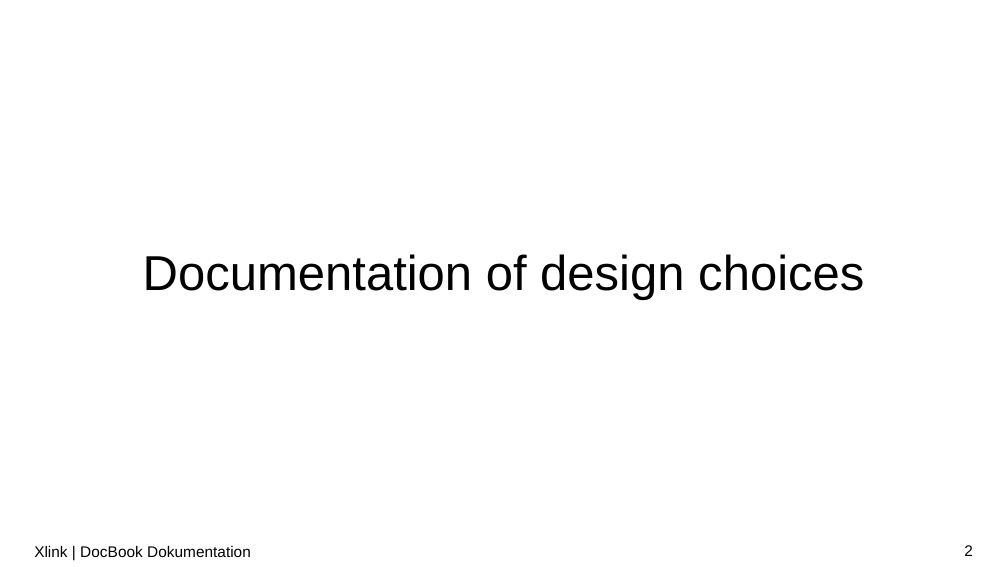
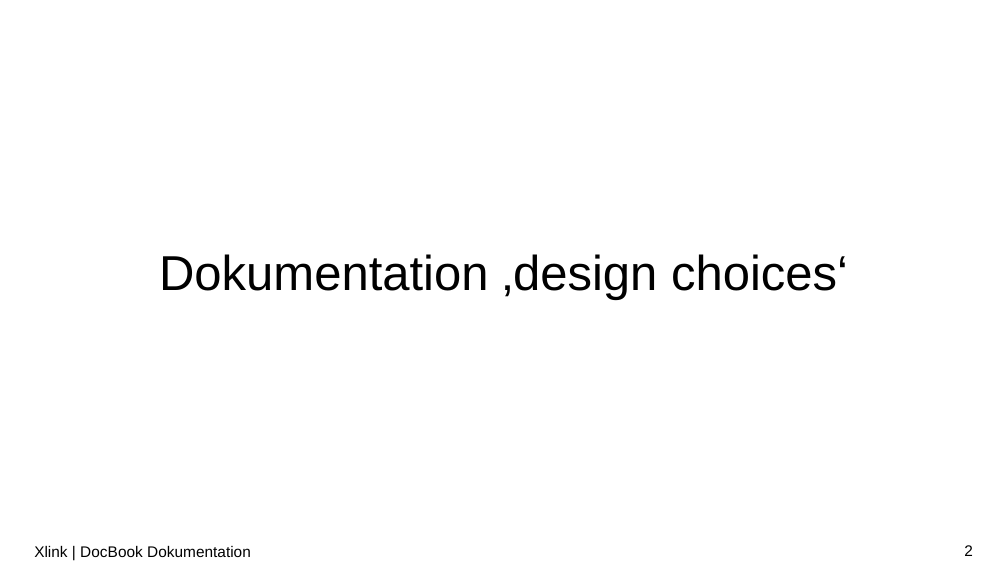
Before and after one commit to LorenzoBrazzi-zz/XML_Praktikum, a slide deck: slide 2 of Präsentationen/PP_notenbonus.pptx. Drawn at 1008x567 pixels with LibreOffice and Linux fonts; fonts in the diff are those of the drawing; background and template pictures are left out. Boxes give left, top, right and bottom in pixels: in the first picture for what was removed or moved away, otherwise in the second. Text is boxed around its words. In the diff, an @@ line names an element or a change of style, - is before the commit and + after.

```diff
--- a/Präsentationen/PP_notenbonus.pptx
+++ b/Präsentationen/PP_notenbonus.pptx
@@ title at [159, 254, 848, 300]: text changed @@
-Documentation of design choices
+Dokumentation ‚design choices‘
```
Also in this commit, not shown: 1 other slide changed.
